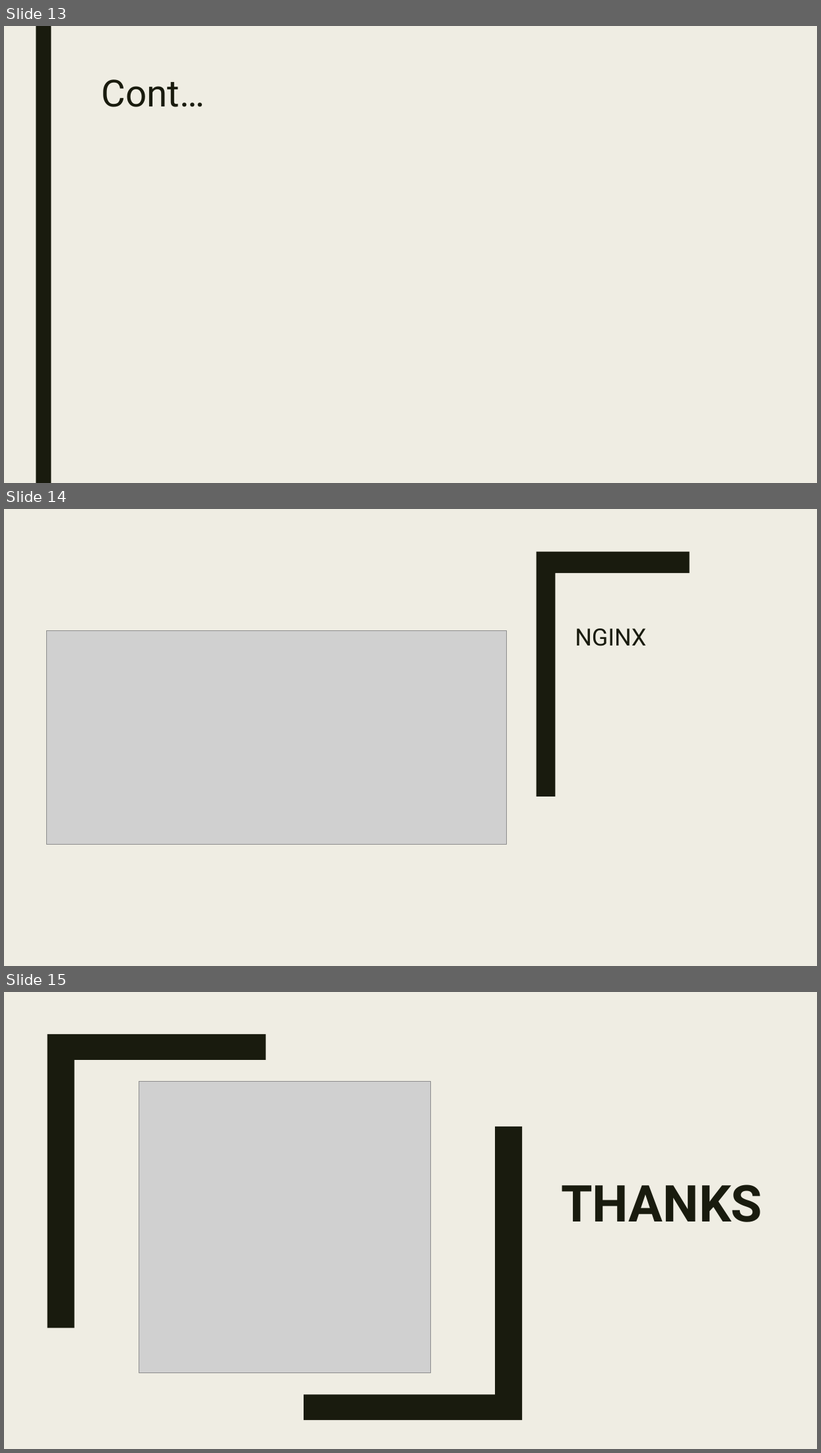
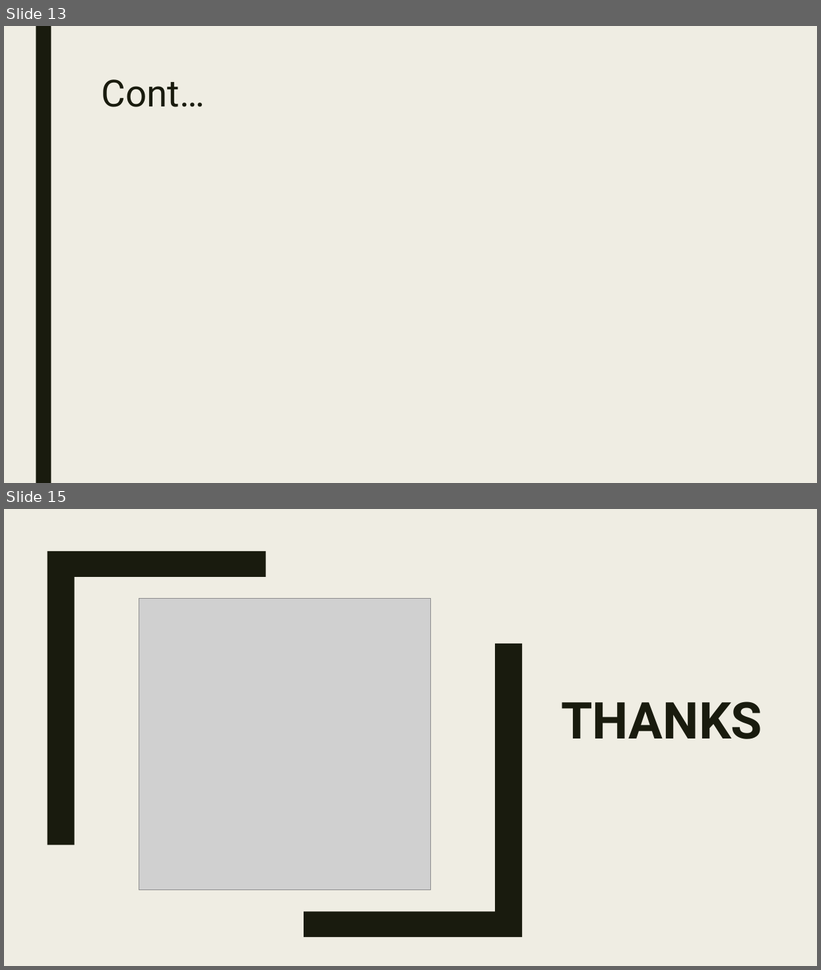
Before and after one commit to CUBigDataClass/Indian-Premier-League, a slide deck: Data Analysis & Visualisations of IPL.pptx. Shown one above the other, each under a label of ours: slides 13, 14 and 15 before the commit, slides 13 and 15 after it; the slides between them are not shown. The pictures are 821x1453 and 821x970 pixels, drawn with LibreOffice and Linux fonts; fonts in the diff are those of the drawing; grey boxes stand for pictures. Boxes give left, top, right and bottom in pixels: in the first picture for what was removed or moved away, otherwise in the second. Text is boxed around its words. In the diff, an @@ line names an element or a change of style, - is before the commit and + after.

```diff
--- a/Data Analysis & Visualisations of IPL.pptx
+++ b/Data Analysis & Visualisations of IPL.pptx
@@ slide 14 removed at (4,509,817,966), background #EFEDE3; not listed: 1 template element that a slide beside it also shows @@
@@ rectangle removed at (4,509,817,966) @@
@@ freeform shape removed at (537,552,690,797) @@
@@ picture removed at (46,631,507,844) @@
@@ title removed at (575,628,646,646) @@
-NGINX
```
Also in this commit, not shown: 6 slides changed, 2 slides added, 1 other slide removed.
